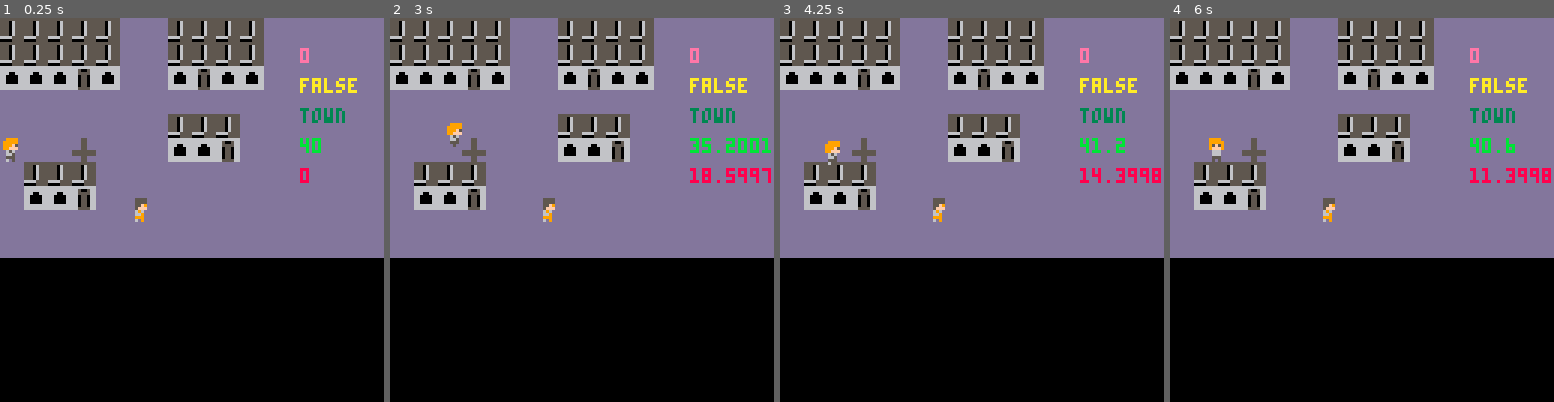
Above: before the commit, frames 1-4 (left to right).
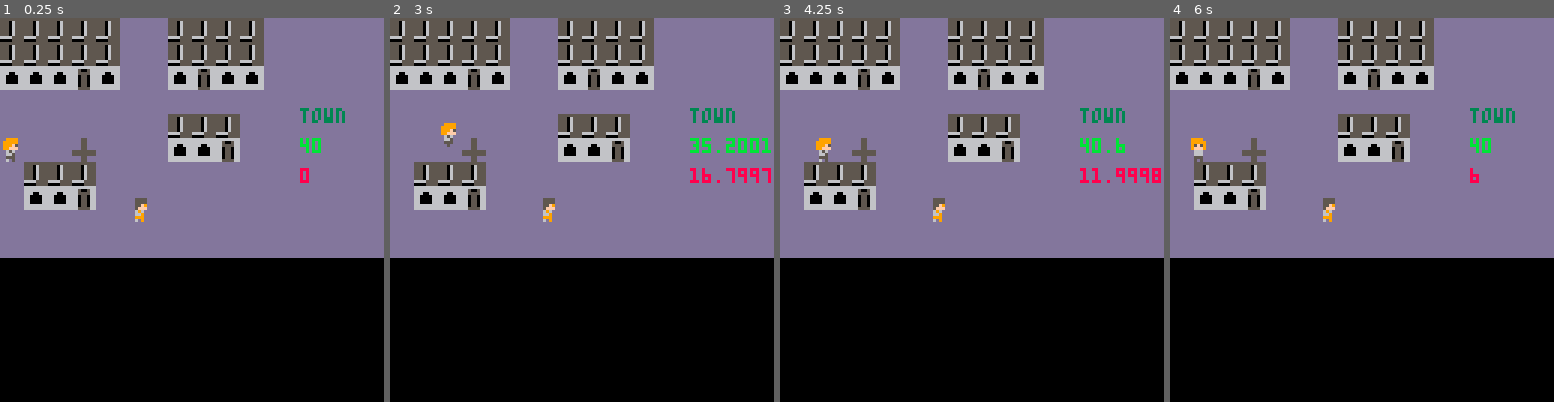
Above: after the commit, the same moments.

Repository: Joe-Gigs/3-color-game-jam
Game: PICO-8 cartridge 3colorjam.p8
Two runs of this game, one before a commit and one after it. Both use one fixed random seed, a clock stepped at 60 frames per second and the inputs below.
Inputs:
- Up to frame 1 (0.25 s): no input
- Up to frame 2 (3 s): tap X (X key) at 0.33, 1.07, 1.85, 2.97 s; tap O (Z key) at 0.7, 1.7, 2.1, 2.5, 2.9 s; hold Right 1.6-2.1 s; hold Up 2.15-2.42 s; hold Right from 2.47 s (still down)
- Up to frame 3 (4.25 s): release Right at 3.03 s; hold Left 3.08-3.58 s; tap O (Z key) at 3.3, 3.7, 4.1 s; hold Down 3.63-3.97 s; hold Right from 4.02 s (still down); tap X (X key) at 4.08 s
- Up to frame 4 (6 s): tap O (Z key) every 0.4 s from 4.5 to 5.7 s; release Right at 4.68 s; hold Up 4.73-5.03 s; hold Left 5.08-5.68 s; tap X (X key) at 5.2 s; hold Down from 5.73 s (still down)

The runs differ from the first frame. In frame 1, 0.4% of the frame differs, in the area x 78-93%, y 7-20%; in frame 2, 0.6%; in frame 3, 0.9%; in frame 4, 1.2%, in the area x 5-100%, y 7-43%.

Commit message:
Hacked together collision for walls

Diff:
--- a/3colorjam.p8
+++ b/3colorjam.p8
@@ -12,6 +12,7 @@
 	player.speed = 0.6
 	player.walk = false
 	player.flip = false
+	player.collide_tiles = true
 
 	npc1 = {}
 	npc1.sp = 154
@@ -49,23 +50,20 @@
 end
 
 function _draw()
-	print(val, 100, 10, 30, 2)
-	print(testvar, 100,20, 10)
+	-- print(val, 100, 10, 30, 2)
+	-- print(testvar, 100,20, 10)
 	print(current_location, 100, 30, 3)
 	print(player.y, 100, 40, 11)
 	print(player.x, 100, 50, 8)
-
-
 end
 
 function _update()
-
 	timer +=1
 	if timer > 100 then
 		resettimer()
 	end
 
-	playermovement()
+	updatePlayer()
 	movecursor()
 	menuinput()
 
@@ -98,11 +96,13 @@
 	-- 	player.x = 200
 	-- end
 
-	test()
 end
 -----------------------------------------------
-function playermovement()
-	if game_state == "explore" then
+function updatePlayer()
+	local lx=player.x -- last x
+ 	local ly=player.y -- last y
+
+ 	if game_state == "explore" then
 		--left arrow key
 		if btn(0) then
 			player.x -= player.speed
@@ -135,7 +135,9 @@
 			player.sp = 142
 		end
 	end
-end
+		if(cmap(player)) player.x=lx player.y=ly
+end
+
 
 function npcmovement()
 	if talk == false and timer < 50 then
@@ -265,17 +267,24 @@
 	current_location = "church"
 end
 
-function test(x,y)
-	val = mget(npc1.x,npc1.y)
-
-	if val > 30 then
-		testvar = true
-	end
-
-end
-
-
-
+function cmap(player)
+	local ct=false
+	local cb=false
+
+	-- if colliding with map tiles flagged 1
+	if(player.collide_tiles) then
+		local x1=player.x/8
+		local y1=player.y/8
+		local x2=(player.x+7)/8
+		local y2=(player.y+7)/8
+ 	local a=fget(mget(x1,y1),0)
+ 	local b=fget(mget(x1,y2),0)
+ 	local c=fget(mget(x2,y2),0)
+ 	local d=fget(mget(x2,y1),0)
+ 	ct=a or b or c or d
+ end
+ return ct or cb
+end
 
 
 __gfx__
@@ -410,7 +419,7 @@
 
 __gff__
 0000000000000000000000000000000000000000000000000000000000000000000000000000000000000000000000000000000000000000000000000000000000000000000000000000000000000000000000000000000000000000000000000000000000000000000000000000000000000000000000000000000000000000
-0000000000000000000000000000000000000000000000000000000000000000000000000000000000000000000000000000000000000000000000000000000000000000000000000000000000000000000000000000000000000000000000000000000000000000000000000000000000000000000000000000000000000000
+0201010100000000000000000000000000000000000000000000000000000000000000000000000000000000000000000000000000000000000000000000000000000000000000000000000000000000000000000000000000000000000000000000000000000000000000000000000000000000000000000000000000000000
 __map__
 8282828282050582828282050505050505909090909090900000000000000000000000000000000000000000000000000000000000000000000000000000000000000000000000000000000000000000000000000000000000000000000000000000000000000000000000000000000000000000000000000000000000000000
 8282828282050582828282050505050505909090909090900000000000000000000000000000000000000000000000000000000000000000000000000000000000000000000000000000000000000000000000000000000000000000000000000000000000000000000000000000000000000000000000000000000000000000
